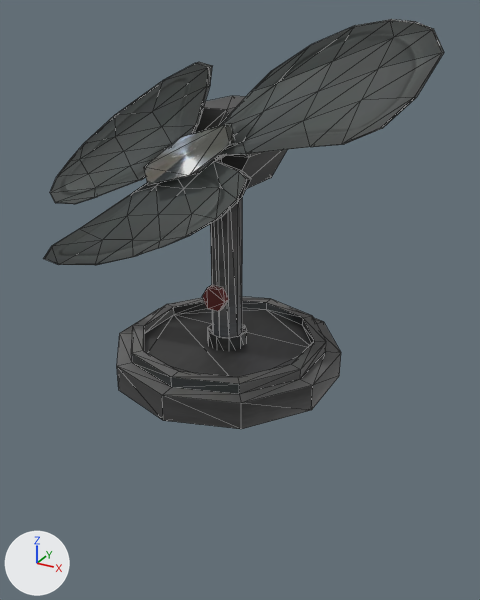
A saved change to the glTF model ITEM_MODELS/Fan/fan.glb.
Rendered twice from a 50 mm lens placed at (3.15, -5.35, 4.38), pointed at (0.2, 0.01, 1.7). Arrows for +X, +Y and +Z are at lower left; the lights stay in place. Mesh edges are drawn as thin lines. Where no turn or scale is listed for an object, it has been applied to the vertices. Vertices at the same position are counted once.

Objects in the first picture: 'FANBLADES', 'base'.
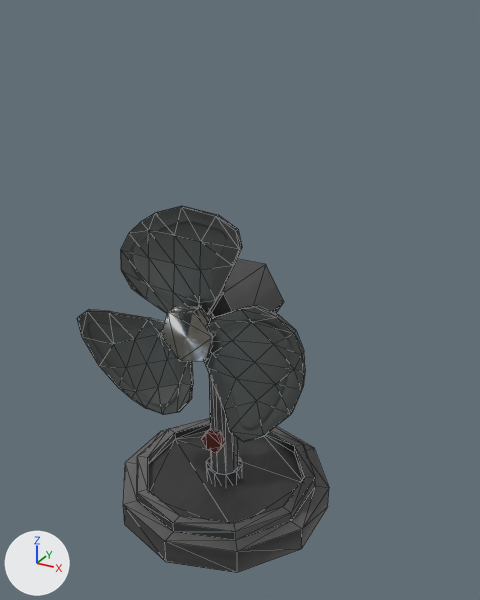
Where the newer file only moved an object's origin or applied its transform, the numbers keep the older frame.

Location of each change, [x1, y1, x2, y2] in pixels of the pictures (480 x 600 px):
'FANBLADES', reshaped (43% narrower): before [43, 19, 444, 265]; after [77, 206, 305, 442]
'base', moved, rescaled (8% narrower): before [117, 96, 341, 429]; after [123, 259, 329, 573]

The change in detail:
me_cylinder has 152 vertices, 288 faces and spans x -1.0..1.0, y -1.0..1.0, z -1.0..18.8.
me_cylinder is used by ob_base; location (0.0, 0.08, 1.01); scale (1.19, 1.19, 0.137).
me_cylinder part 1: the whole mesh is scaled about its middle by (1.19, 1.19, 0.137), then moved by (0.0, 0.0, -8.4).
me_cylinder_002 has 174 vertices, 328 faces and spans x -1.71..2.04, y -0.23..0.2, z -1.22..1.08.
me_cylinder_002 is used by ob_fanblades; location (0.02, -0.57, 3.23).
me_cylinder_002 part 2: the whole mesh is multiplied about its middle by the matrix ((-0.904, 0.066, 0.863), (0.076, 0.997, -0.229), (0.272, -0.034, -1.314)), then moved by (-0.38, -0.05, -1.46).
Object 'base' (ob_base) is rescaled from (1.19, 1.19, 0.137) to (1.0, 1.0, 1.0).
Object 'base' (ob_base) moves from (0.0, 0.08, 1.01) to (0.0, 0.0, 0.0).
